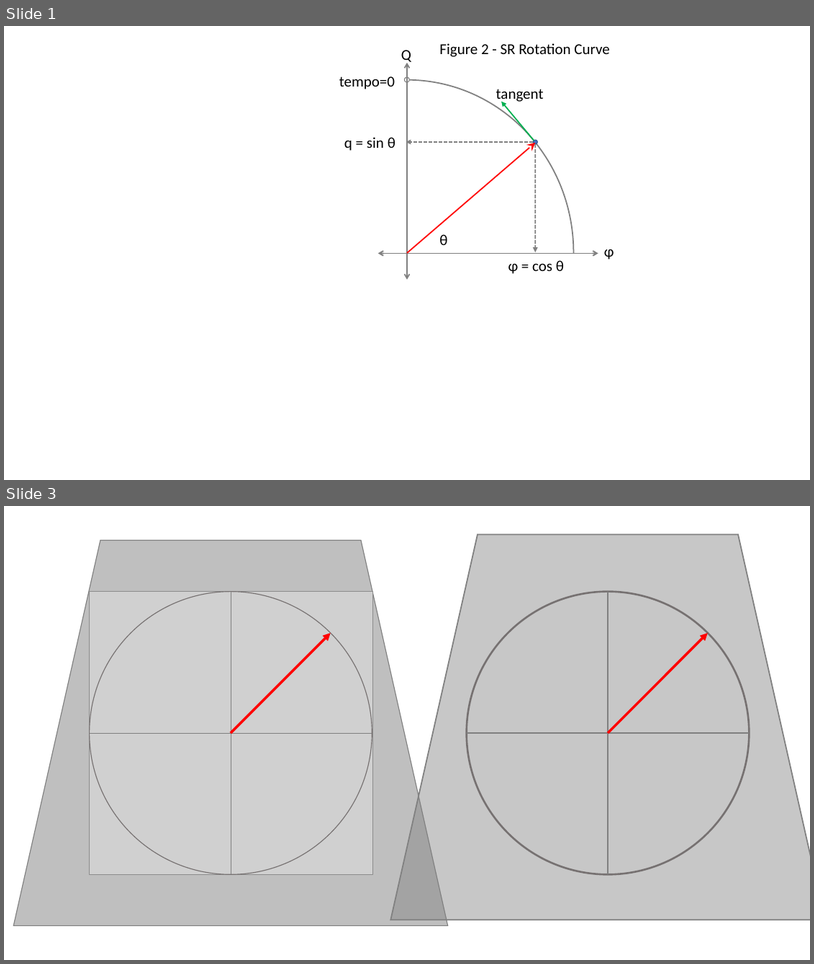
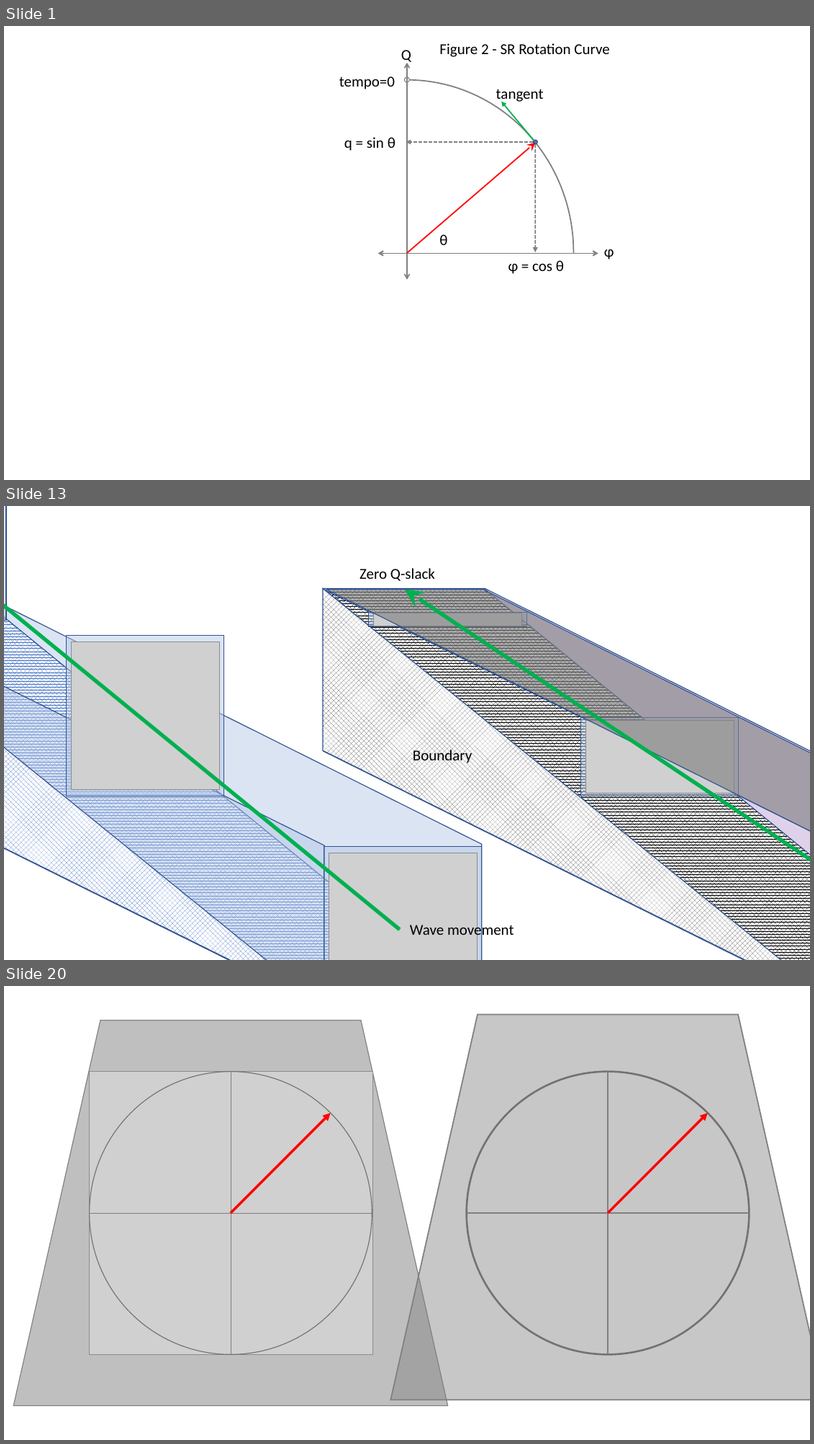
Before and after one commit to Don-Lawn/The-Causal-Domain, a slide deck: docs/figures/new diagrams 3.pptx. Shown one above the other, each under a label of ours: slides 1 and 3 before the commit, slides 1, 13 and 20 after it; the slides between them are not shown. The pictures are 814x964 and 814x1444 pixels, drawn with LibreOffice and Linux fonts; fonts in the diff are those of the drawing; grey boxes stand for pictures; background and template pictures are left out. Boxes give left, top, right and bottom in pixels: in the first picture for what was removed or moved away, otherwise in the second. Text is boxed around its words. In the diff, an @@ line names an element or a change of style, - is before the commit and + after.

```diff
--- a/docs/figures/new diagrams 3.pptx
+++ b/docs/figures/new diagrams 3.pptx
@@ slide 13 added at (4,506,810,960), background #FFFFFF at 32% opacity @@
@@ group added at (4,506,810,960): 7 parallelograms, 6 rectangles, 4 pictures, 3 texts, 2 triangles, 2 arrows @@
+Boundary
+Zero Q-slack
+Wave movement
@@ what was slide 3 is now slide 20 @@
```
Also in this commit, not shown: 1 slide changed, 16 other slides added, 21 other files.
